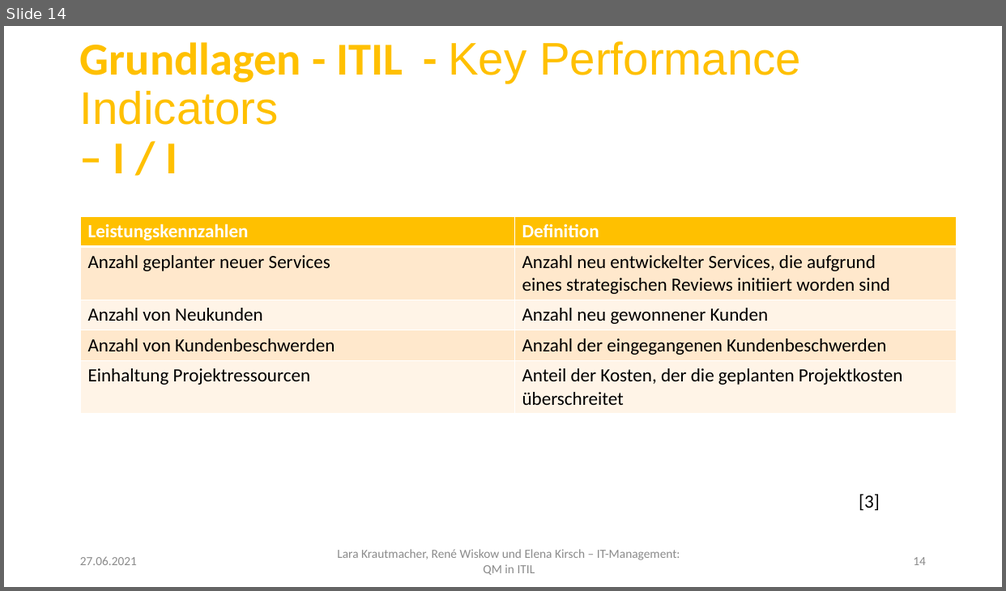
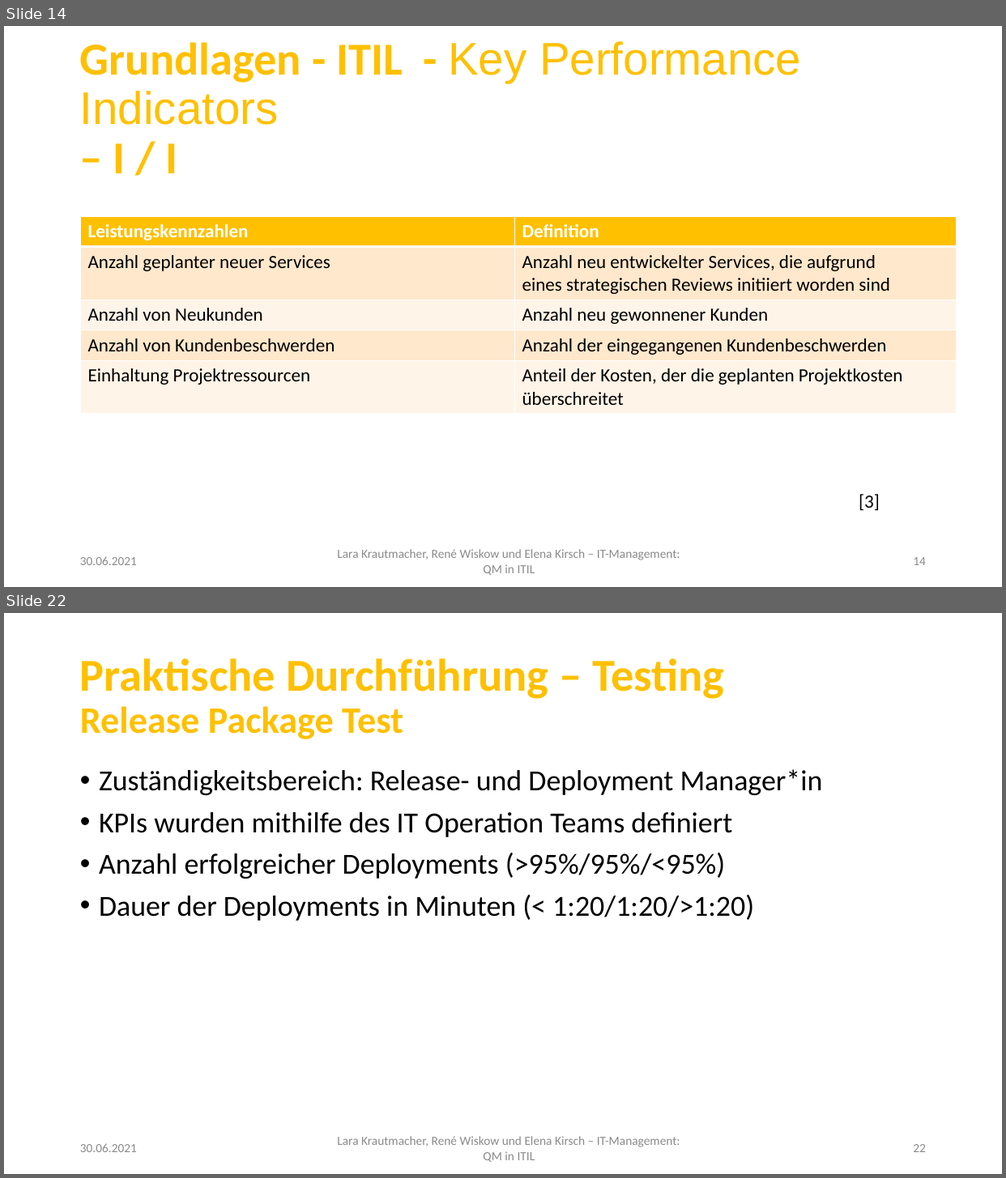
Before and after one commit to LaraKrauti/Qualitaetssicherung, a slide deck: LaraKrautmacher_RenéWiskow_ElenaKirsch_ITManagement.pptx. Shown one above the other, each under a label of ours: slide 14 before the commit, slides 14 and 22 after it; the slides between them are not shown. The pictures are 1006x591 and 1006x1178 pixels, drawn with LibreOffice and Linux fonts; fonts in the diff are those of the drawing; background and template pictures are left out. Boxes give left, top, right and bottom in pixels: in the first picture for what was removed or moved away, otherwise in the second. Text is boxed around its words. In the diff, an @@ line names an element or a change of style, - is before the commit and + after.

Commit message:
Folien Testing und Fazit

```diff
--- a/LaraKrautmacher_RenéWiskow_ElenaKirsch_ITManagement.pptx
+++ b/LaraKrautmacher_RenéWiskow_ElenaKirsch_ITManagement.pptx
@@ slide 22 added at [4,613,1002,1174], background #FFFFFF; not listed: 1 template element that a slide beside it also shows @@
@@ title added at [80,658,724,739], 44 pt, text #FFC000, bold @@
+Praktische Durchführung – Testing
+Release Package Test
@@ text added at [99,769,823,921], 28 pt, text #000000 @@
+• Zuständigkeitsbereich: Release- und Deployment Manager*in
+• KPIs wurden mithilfe des IT Operation Teams definiert
+• Anzahl erfolgreicher Deployments (>95%/95%/<95%)
+• Dauer der Deployments in Minuten (< 1:20/1:20/>1:20)
@@ text added at [80,1144,137,1152], 12 pt, text #8C8C8C @@
+30.06.2021
@@ page number added at [913,1144,926,1152], 12 pt, text #8C8C8C @@
+22
@@ slide 14 changed as well @@
@@ text at [80,557,137,565]: text changed @@
-27.06.2021
+30.06.2021
```
Also in this commit, not shown: 14 other slides changed, 16 other slides added, 3 other files.
